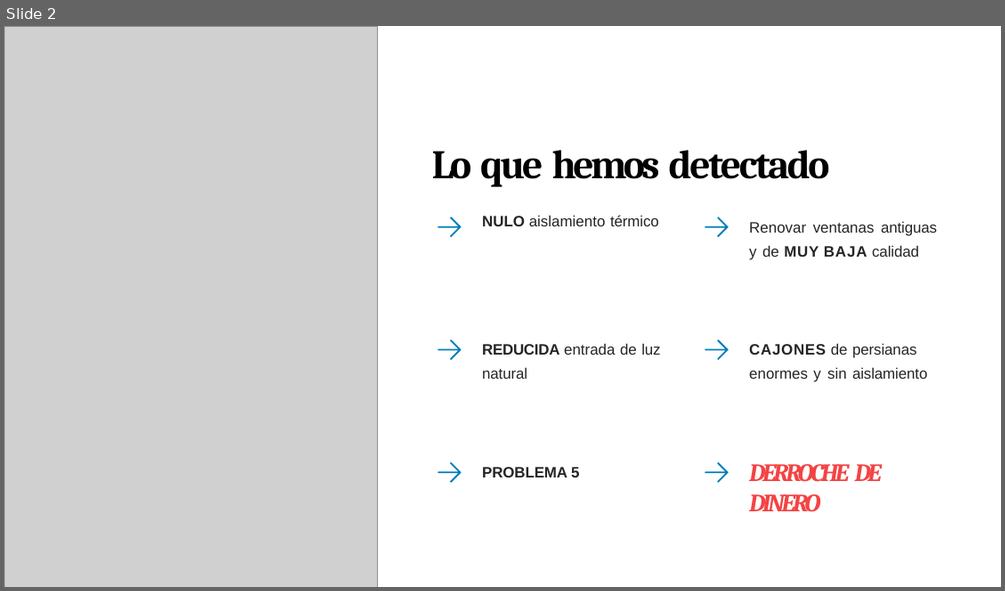
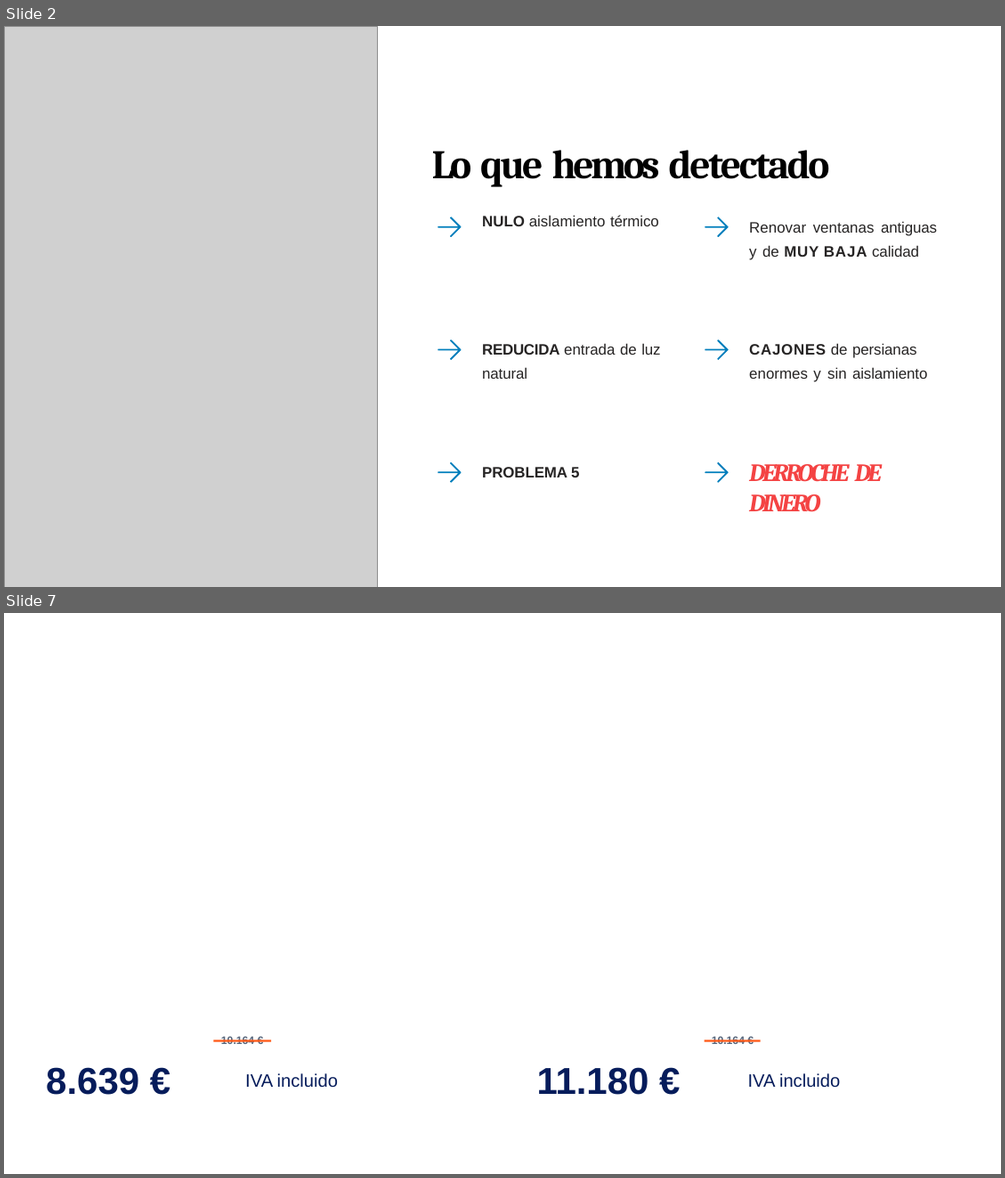
Before and after one commit to albertomx2/smartvitra-automation, a slide deck: experiments/pptx_template/input/template.pptx. Shown one above the other, each under a label of ours: slide 2 before the commit, slides 2 and 7 after it; the slides between them are not shown. The pictures are 1005x591 and 1005x1178 pixels, drawn with LibreOffice and Linux fonts; fonts in the diff are those of the drawing; grey boxes stand for pictures; background and template pictures are left out. Boxes give left, top, right and bottom in pixels: in the first picture for what was removed or moved away, otherwise in the second. Text is boxed around its words. In the diff, an @@ line names an element or a change of style, - is before the commit and + after.

```diff
--- a/experiments/pptx_template/input/template.pptx
+++ b/experiments/pptx_template/input/template.pptx
@@ slide 7 added at <box>4,613,1001,1174</box>, background picture (left out) @@
@@ text added at <box>221,1036,254,1044</box>, 10.5 pt, text #56657B, bold @@
+10.164 €
@@ rectangle added at <box>703,1032,762,1049</box>, fill #FFFFFF @@
@@ text added at <box>712,1036,744,1044</box>, 10.5 pt, text #56657B, bold @@
+10.164 €
@@ rectangle added at <box>44,1051,398,1105</box>, fill #FFFFFF @@
@@ rectangle added at <box>213,1040,271,1042</box>, fill #FF5A18 @@
@@ rectangle added at <box>534,1051,894,1105</box>, fill #FFFFFF @@
@@ rectangle added at <box>704,1040,760,1042</box>, fill #FF5A18 @@
@@ text added at <box>46,1067,139,1094</box>, 36 pt, text #061C5B, bold @@
+8.639 €
@@ text added at <box>245,1073,338,1087</box>, 17.2 pt, text #061C5B @@
+IVA incluido
@@ text added at <box>537,1067,649,1094</box>, 36 pt, text #061C5B, bold @@
+11.180 €
@@ text added at <box>748,1073,840,1087</box>, 17.2 pt, text #061C5B @@
+IVA incluido
```
Also in this commit, not shown: 2 slides changed, 6 other slides added, 7 slides removed, 37 other files.
